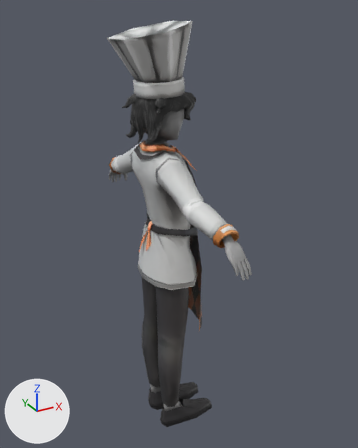
The FBX model Assets/3DModels/Characters/Chef/Chef_Anim/Chopping.fbx as it was, and as the next commit left it.
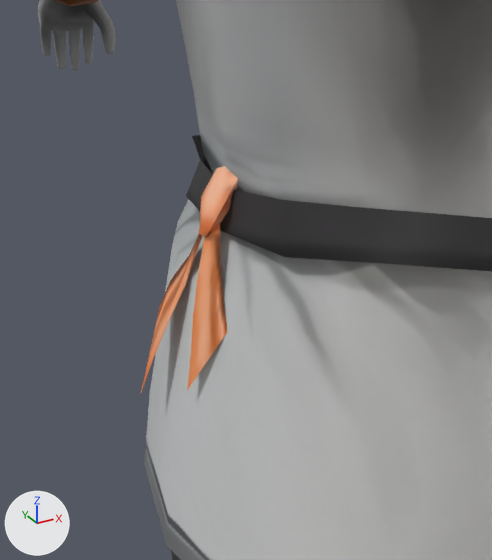
Old and new are each drawn whole from a camera (50 mm lens) standing at (-0.0343, -0.1274, 0.2061) and looking at (0.0193, -0.0298, 0.1573) and again close up from a camera (50 mm lens) standing at (0.0018, -0.0496, 0.1653) and looking at (0.0119, -0.0311, 0.1561). The lights are fixed; the arrows at lower left show +X, +Y and +Z. Where no turn or scale is listed for an object, it has been applied to the vertices.

Before the edit, the objects in view are built like this:
```python
me_mesh = bpy.data.meshes.new('Mesh')
me_mesh.from_pydata(...)  # 37 vertices, 20 faces; spans x -0.00665..-0.00358, y -0.00186..0.00269, z 0.05113..0.0596
me_mesh.materials.append(mat_pasted__lambert2)  # picture img_chef_t_base_color_png
me_mesh_001 = bpy.data.meshes.new('Mesh.001')
me_mesh_001.from_pydata(...)  # 1934 vertices, 1772 faces; spans x -0.0109..0.0121, y -0.0324..0.0324, z -0.0004..0.103
me_mesh_001.materials.append(mat_pasted__lambert2)  # picture img_chef_t_base_color_png
ob_pasted__backbow = bpy.data.objects.new('pasted__BackBow', me_mesh)
ob_pasted__backbow.location = (0.01524, -0.03074, 0.10034)
ob_pasted__scarf1 = bpy.data.objects.new('pasted__Scarf1', me_mesh_001)
ob_pasted__scarf1.location = (0.01524, -0.03074, 0.10034)
```
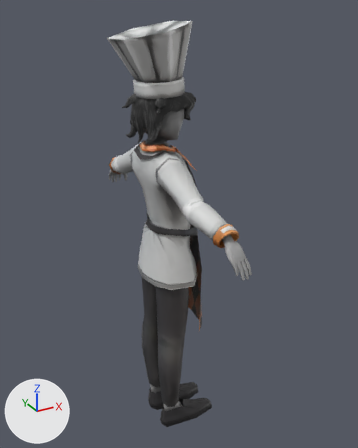
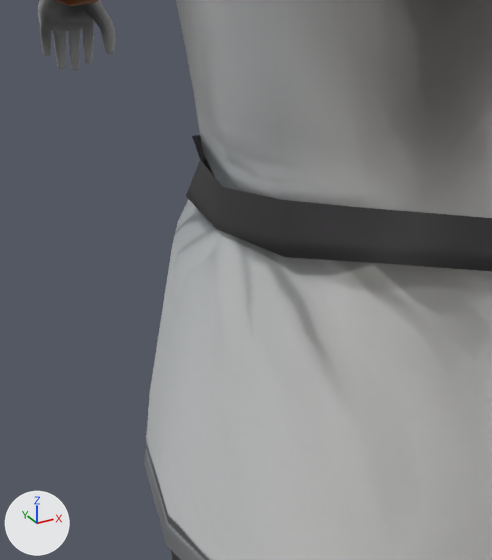
The newer file is also turned or shifted as a whole; pictures and numbers use the older file's frame.

What changed in the scene script:
```text
Remove ob_pasted__backbow:
    ob_pasted__backbow = bpy.data.objects.new('pasted__BackBow', me_mesh)
    ob_pasted__backbow.location = (0.01524, -0.03074, 0.10034)
```

Location of each change, [x1, y1, x2, y2] in pixels of the close-ups (492 x 560 px):
'pasted__BackBow', deleted (beige)
    before: [141, 166, 238, 392]
